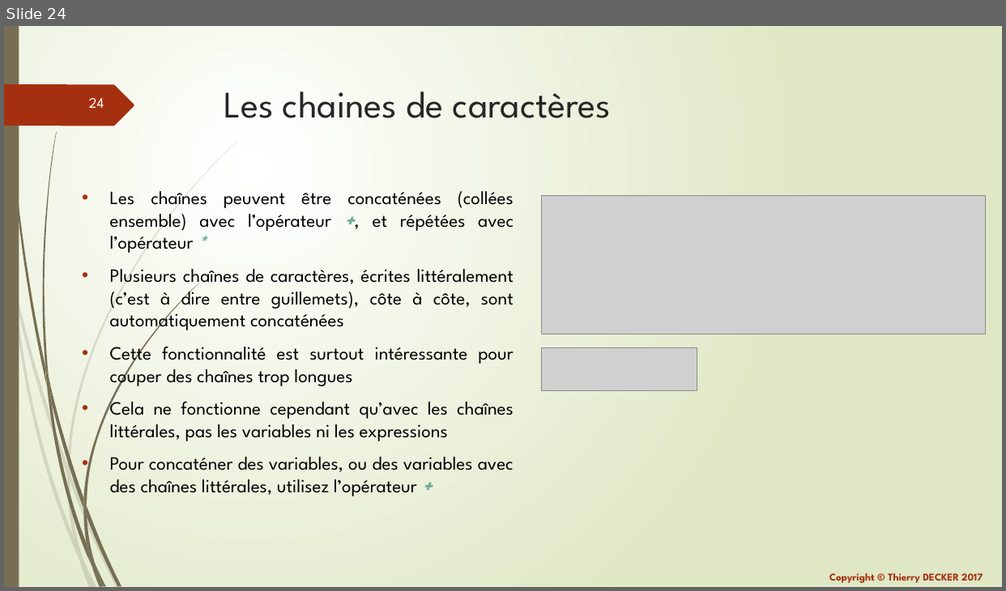
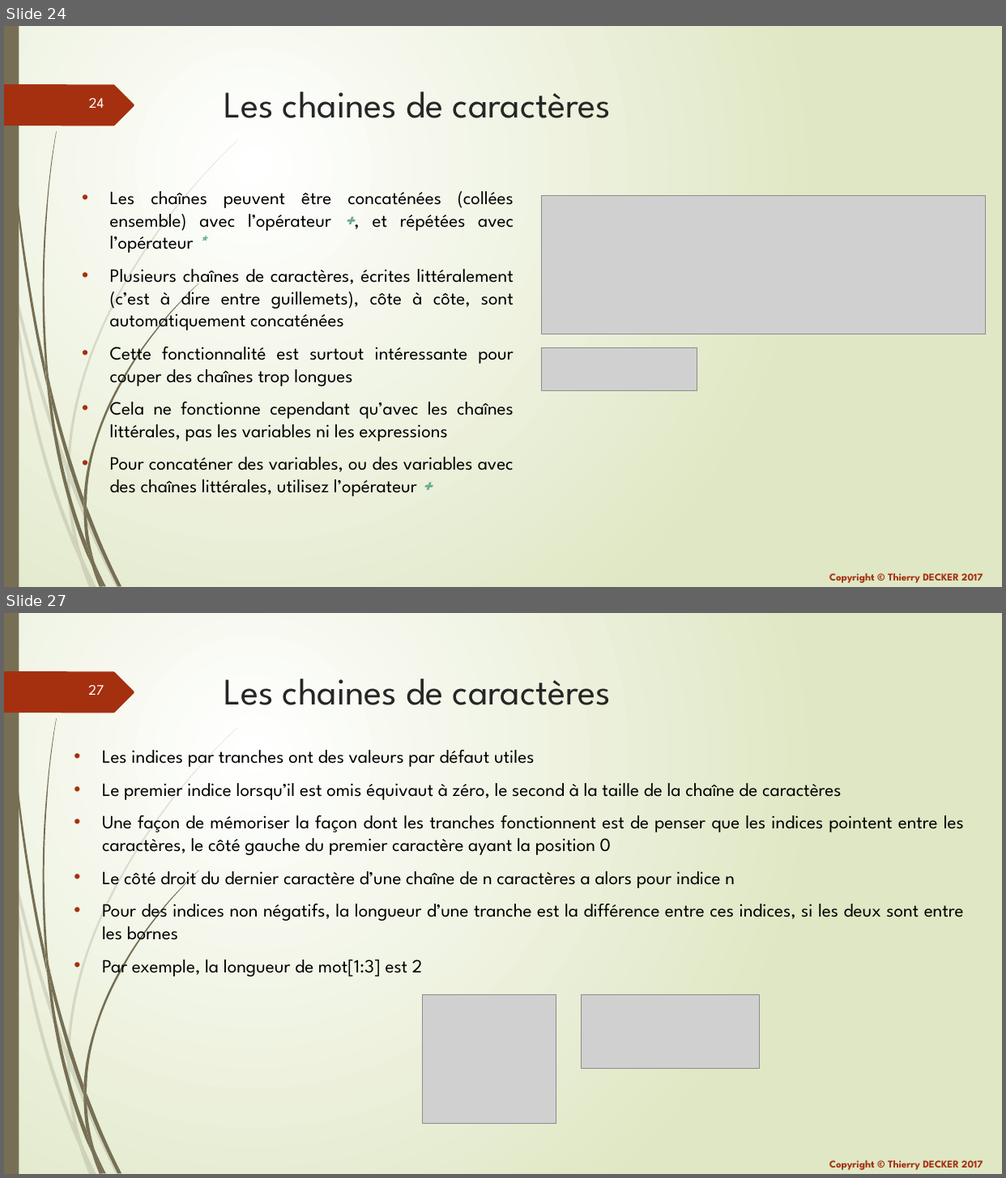
Before and after one commit to VikmanTheRacoon/learning-python, a slide deck: documentations/learning-python.pptx. Shown one above the other, each under a label of ours: slide 24 before the commit, slides 24 and 27 after it; the slides between them are not shown. The pictures are 1006x591 and 1006x1178 pixels, drawn with LibreOffice and Linux fonts; fonts in the diff are those of the drawing; grey boxes stand for pictures. Boxes give left, top, right and bottom in pixels: in the first picture for what was removed or moved away, otherwise in the second. Text is boxed around its words. In the diff, an @@ line names an element or a change of style, - is before the commit and + after.

```diff
--- a/documentations/learning-python.pptx
+++ b/documentations/learning-python.pptx
@@ slide 27 added at (x1=4, y1=613, x2=1002, y2=1174), background gradient #FFFFFF to #DFE8C4; not listed: 26 template elements that a slide beside it also shows @@
@@ title added at (x1=224, y1=679, x2=611, y2=705), 36 pt, text #262626 @@
+Les chaines de caractères
@@ text added at (x1=102, y1=750, x2=964, y2=977), 18 pt, text #000000 @@
+• Les indices par tranches ont des valeurs par défaut utiles
+• Le premier indice lorsqu’il est omis équivaut à zéro, le second à la taille de la chaîne de caractères
+• Une façon de mémoriser la façon dont les tranches fonctionnent est de penser que les indices pointent entre les caractères, le côté gauche du premier caractère ayant la position 0
+• Le côté droit du dernier caractère d’une chaîne de n caractères a alors pour indice n
+• Pour des indices non négatifs, la longueur d’une tranche est la différence entre ces indices, si les deux sont entre les bornes
+• Par exemple, la longueur de mot[1:3] est 2
@@ picture added at (x1=423, y1=995, x2=556, y2=1123) @@
@@ picture added at (x1=582, y1=995, x2=760, y2=1068) @@
```
Also in this commit, not shown: 4 other slides added, 1 other file.
